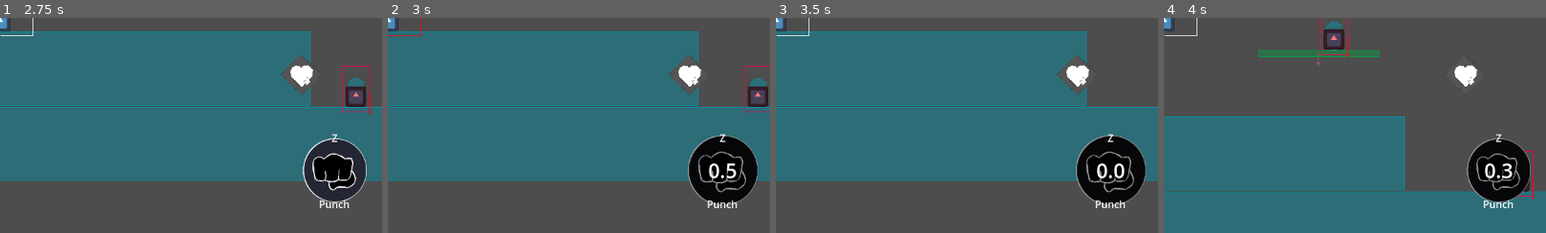
Above: before the commit, frames 1-4 (left to right).
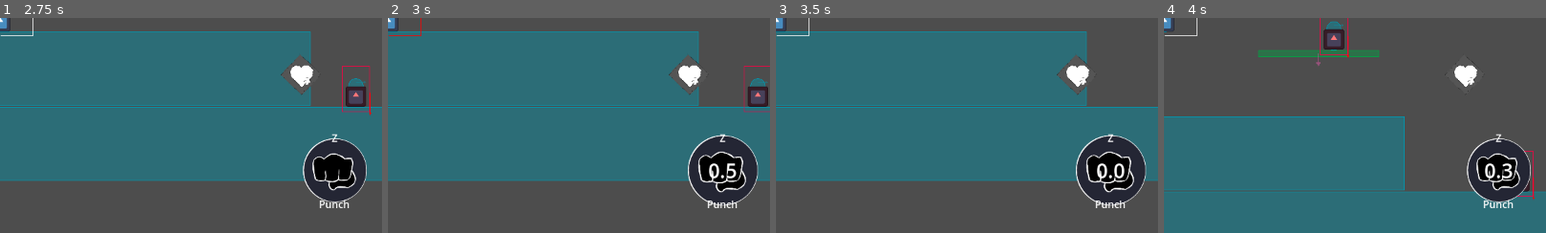
Above: after the commit, the same moments.

Repository: Normai11/gracearena
Game: Godot game, scene res://Scenes/Menus/Main/MainMenu.tscn
Two runs of this game, one before a commit and one after it. Both use one fixed random seed, a clock stepped at 60 frames per second and the inputs below. The engine's default icon, where the game draws it, is replaced by a stand-in: a white triangle on a blue panel in a dark square.
Inputs (mouse positions are % of the whole screen's width and height, from its top left):
- Up to frame 1 (2.75 s): click "Start" at 0.5 s; click "Start" at 1.25 s; click "BEGIN" at 2 s
- Up to frame 2 (3 s): click (94, 85) at 2.75 s
- Up to frame 3 (3.5 s): no input
- Up to frame 4 (4 s): tap Enter at 3.5 s; move the mouse to (72, 45) at 3.52 s; hold Right (right) from 3.53 s (still down); hold Up (jump) from 3.53 s (still down)
The pictures show only the part of the screen within x 50-100%, y 50-100%; the shares and areas given below are measured in that part.

Frame 1 is identical in both runs. In frame 2, 3.3% of the frame differs, in the area x 78-97%, y 54-88%; in frame 3, 3.3%; in frame 4, 2.8%.

Commit message:
QOL + Dash Buff
many cool stuff

Diff:
--- a/Scenes/Abilities/102.tscn
+++ b/Scenes/Abilities/102.tscn
@@ -4,11 +4,11 @@
 
 [node name="Dash" type="Node"]
 script = ExtResource("1_a2iv4")
-dashSpeed = 1200.0
+dashSpeed = 1300.0
 abName = "Dash"
 abilityID = 102
 function = 1
-duration = 0.3
-cooldown = 20.0
+duration = 0.4
+cooldown = 17.0
 
 [node name="durTimer" type="Timer" parent="."]
--- a/Scenes/Menus/Main/inputButton.tscn
+++ b/Scenes/Menus/Main/inputButton.tscn
@@ -1,24 +1,8 @@
-[gd_scene load_steps=7 format=3 uid="uid://c1oyluiows8tj"]
+[gd_scene load_steps=4 format=3 uid="uid://c1oyluiows8tj"]
 
 [ext_resource type="Script" uid="uid://2dl0yrre4lqq" path="res://Scripts/Menus/Main/abilitybutton.gd" id="1_eqe06"]
-[ext_resource type="Shader" uid="uid://bcwmir5oxi3di" path="res://Sprites/Shaders/colorOverwrite.gdshader" id="1_uy0qw"]
 [ext_resource type="Texture2D" uid="uid://nijf1v28d5le" path="res://Sprites/Abilities/holderOfPlaces.png" id="2_eqe06"]
 [ext_resource type="Texture2D" uid="uid://ci66wasthns6d" path="res://Sprites/Abilities/ab2.png" id="4_c76al"]
-
-[sub_resource type="ShaderMaterial" id="ShaderMaterial_c76al"]
-resource_local_to_scene = true
-shader = ExtResource("1_uy0qw")
-shader_parameter/hue = 0.0
-shader_parameter/saturation = 0.0
-shader_parameter/value = 0.0
-shader_parameter/exposure = 0.5
-
-[sub_resource type="ShaderMaterial" id="ShaderMaterial_085rj"]
-shader = ExtResource("1_uy0qw")
-shader_parameter/hue = 0.0
-shader_parameter/saturation = 0.0
-shader_parameter/value = 0.0
-shader_parameter/exposure = 0.5
 
 [node name="inputButton" type="Control"]
 custom_minimum_size = Vector2(100, 100)
@@ -81,7 +65,6 @@
 pivot_offset = Vector2(50, 50)
 
 [node name="Image" type="TextureRect" parent="Ability/abButton"]
-material = SubResource("ShaderMaterial_c76al")
 layout_mode = 0
 offset_right = 100.0
 offset_bottom = 100.0
@@ -95,7 +78,6 @@
 offset_bottom = 48.0
 
 [node name="Image" type="TextureRect" parent="Perk"]
-material = SubResource("ShaderMaterial_085rj")
 layout_mode = 0
 offset_left = -8.0
 offset_top = -8.0
--- a/Scripts/Abilities/abDash.gd
+++ b/Scripts/Abilities/abDash.gd
@@ -26,3 +26,6 @@
 		player.velocity.x = player.direction * dashSpeed
 		player.velocity.y = 0
 		player.move_and_slide()
+		if Input.is_action_just_pressed("jump"):
+			timer.emit_signal("timeout")
+			player.velocity.y = -player.jump_force / 1.25
--- a/Scripts/Global.gd
+++ b/Scripts/Global.gd
@@ -14,6 +14,8 @@
 	save_data.Saferoom = DataStore.RUNDATA["saferoomNum"]
 	save_data.Money = DataStore.RUNDATA["Cash"]
 	save_data.Kills = DataStore.RUNDATA["Kills"]
+
+	save_data.guiTrans = DataStore.settings["guiTrans"]
 
 	if save_file == null:
 		print("FAILED TO SAVE FILE ", FileAccess.get_open_error())
@@ -40,9 +42,11 @@
 	DataStore.playerData["Passives"] = save_data.Passives
 
 	DataStore.RUNDATA["gameExists"] = save_data.exists
-	DataStore.RUNDATA["saferoomNum"] = (save_data.Saferoom)
-	DataStore.RUNDATA["Cash"] = (save_data.Money)
-	DataStore.RUNDATA["Kills"] = (save_data.Kills)
+	DataStore.RUNDATA["saferoomNum"] = save_data.Saferoom
+	DataStore.RUNDATA["Cash"] = save_data.Money
+	DataStore.RUNDATA["Kills"] = save_data.Kills
+
+	DataStore.settings["guiTrans"] = save_data.guiTrans
 
 func _ready() -> void:
 	#_Save_Data()
--- a/Scripts/Menus/Main/abilitybutton.gd
+++ b/Scripts/Menus/Main/abilitybutton.gd
@@ -48,6 +48,8 @@
 
 func _process(_delta: float) -> void:
 	cdDisp.text = str(snapped(Cd.time_left, 0.1))
+	if inGame:
+		$".".modulate.a = DataStore.settings["guiTrans"]
 
 func _on_abButton_pressed() -> void:
 	if inGame:
@@ -83,13 +85,13 @@
 	cdDisp.visible = true
 	Cd.start(duration)
 	abFunc.onCooldown = true
-	shader.set_shader_parameter("value", -0.15)
-	shader.set_shader_parameter("exposure", 0.60)
+	#shader.set_shader_parameter("value", -0.15)
+	#shader.set_shader_parameter("exposure", 0.60)
 
 func _end_cooldown() -> void:
 	var shader = $Ability/abButton/Image.material
 	abButton.disabled = false
 	cdDisp.visible = false
 	abFunc.onCooldown = false
-	shader.set_shader_parameter("value", 0.0)
-	shader.set_shader_parameter("exposure", 0.5)
+	#shader.set_shader_parameter("value", 0.0)
+	#shader.set_shader_parameter("exposure", 0.5)
--- a/Scripts/Menus/inGame/playerGUI.gd
+++ b/Scripts/Menus/inGame/playerGUI.gd
@@ -11,6 +11,7 @@
 
 func _process(_delta: float) -> void:
 	$HUDparent/timerplaceholder/display.text = str(snapped(DataStore.timer, 0.01))
+	$HUDparent.modulate.a = DataStore.settings["guiTrans"]
 
 func _ready() -> void:
 	healthBar.max_value = player.max_health
--- a/Scripts/dataStore.gd
+++ b/Scripts/dataStore.gd
@@ -1,6 +1,10 @@
 extends Node
 
 var timer : float = 0.00
+
+@export var settings = {
+	"guiTrans" : 1
+}
 
 @export var playerData = {
 	"Inventory" : [100, 0],
